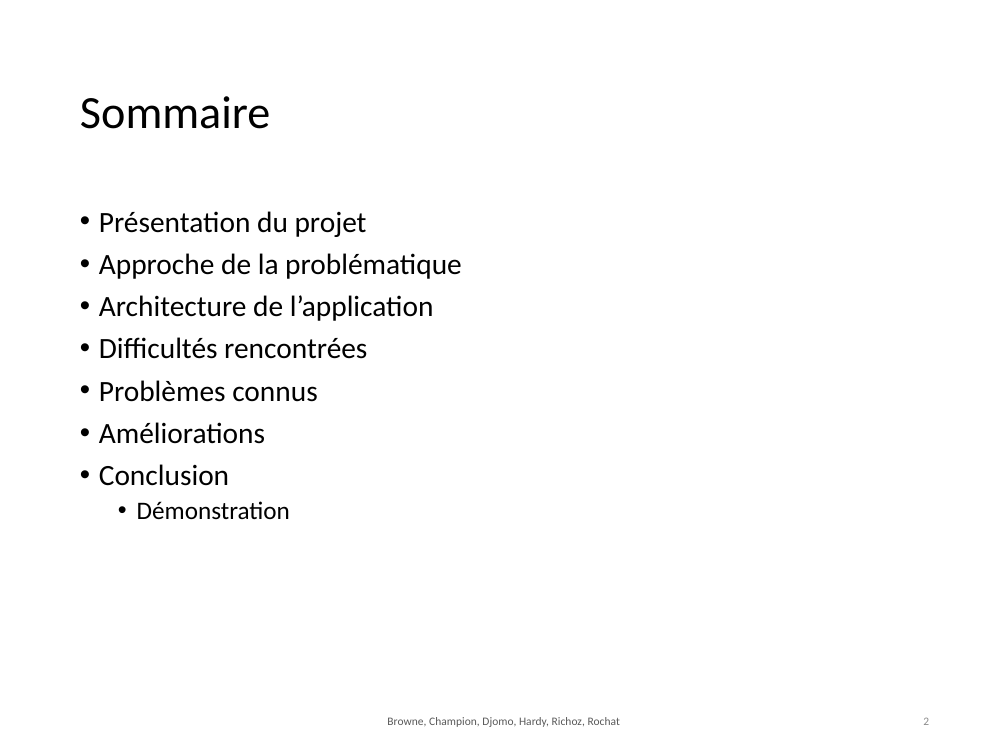
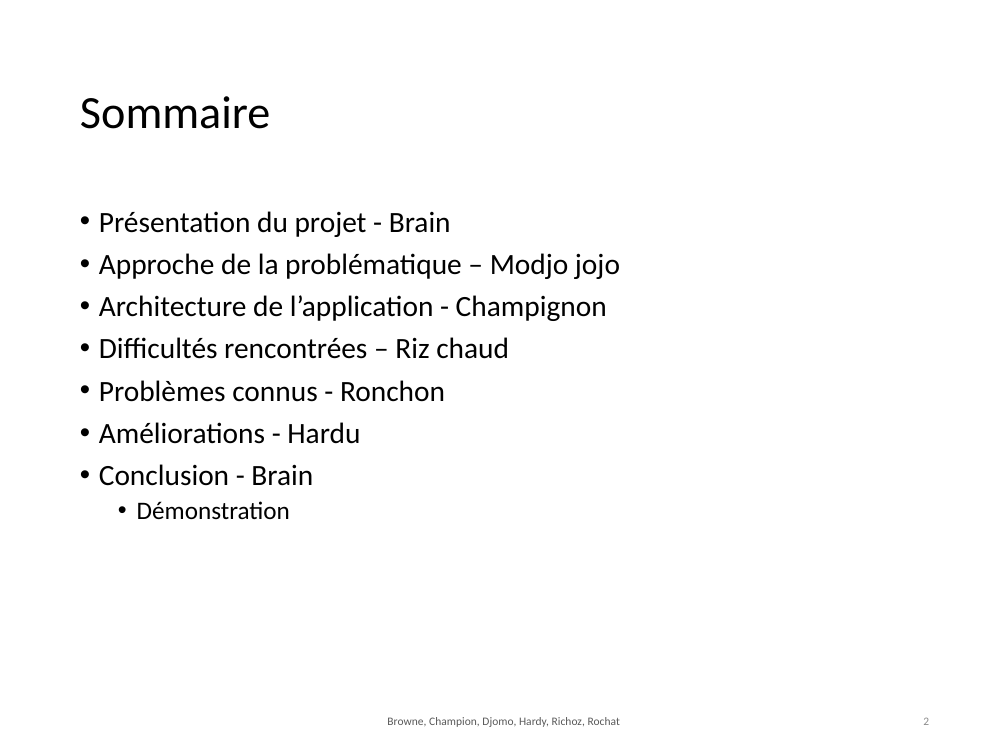
Before and after one commit to chlablak/PRO, a slide deck: slide 2 of presentation/GraphY.pptx. Drawn at 1008x756 pixels with LibreOffice and Linux fonts; fonts in the diff are those of the drawing; background and template pictures are left out. Boxes give left, top, right and bottom in pixels: in the first picture for what was removed or moved away, otherwise in the second. Text is boxed around its words. In the diff, an @@ line names an element or a change of style, - is before the commit and + after.

```diff
--- a/presentation/GraphY.pptx
+++ b/presentation/GraphY.pptx
@@ text at [99, 211, 620, 486]: text changed @@
-• Présentation du projet
-• Approche de la problématique
-• Architecture de l’application
-• Difficultés rencontrées
-• Problèmes connus
-• Améliorations
-• Conclusion
+• Présentation du projet - Brain
+• Approche de la problématique – Modjo jojo
+• Architecture de l’application - Champignon
+• Difficultés rencontrées – Riz chaud
+• Problèmes connus - Ronchon
+• Améliorations - Hardu
+• Conclusion - Brain
```
Also in this commit, not shown: 1 other slide changed.
